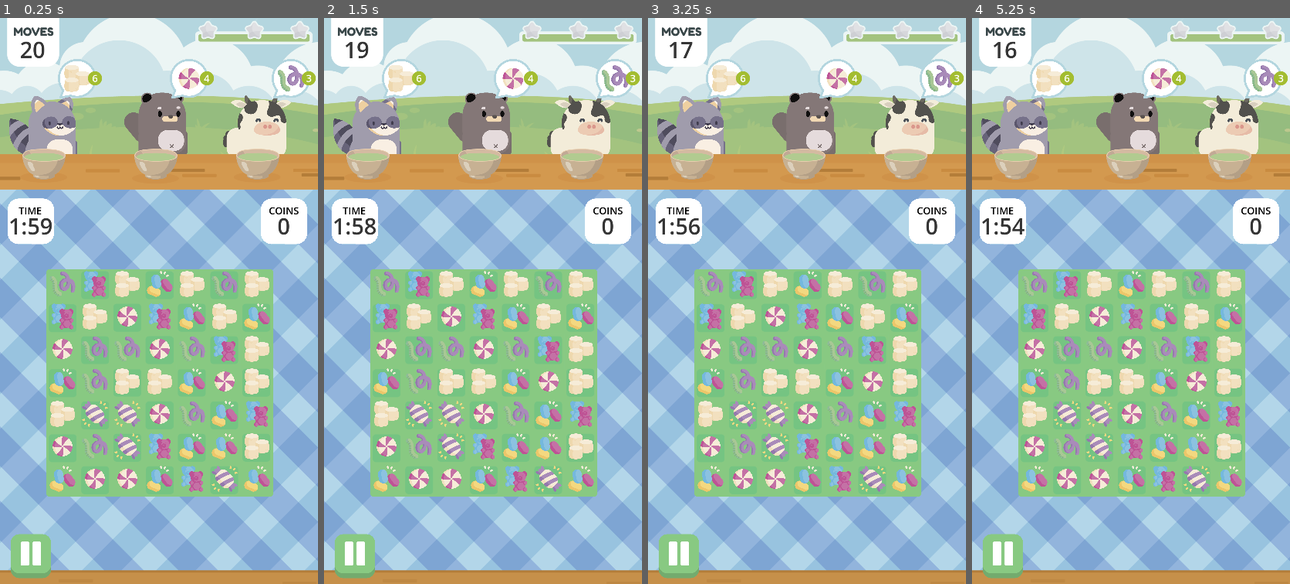
Above: before the commit, frames 1-4 (left to right).
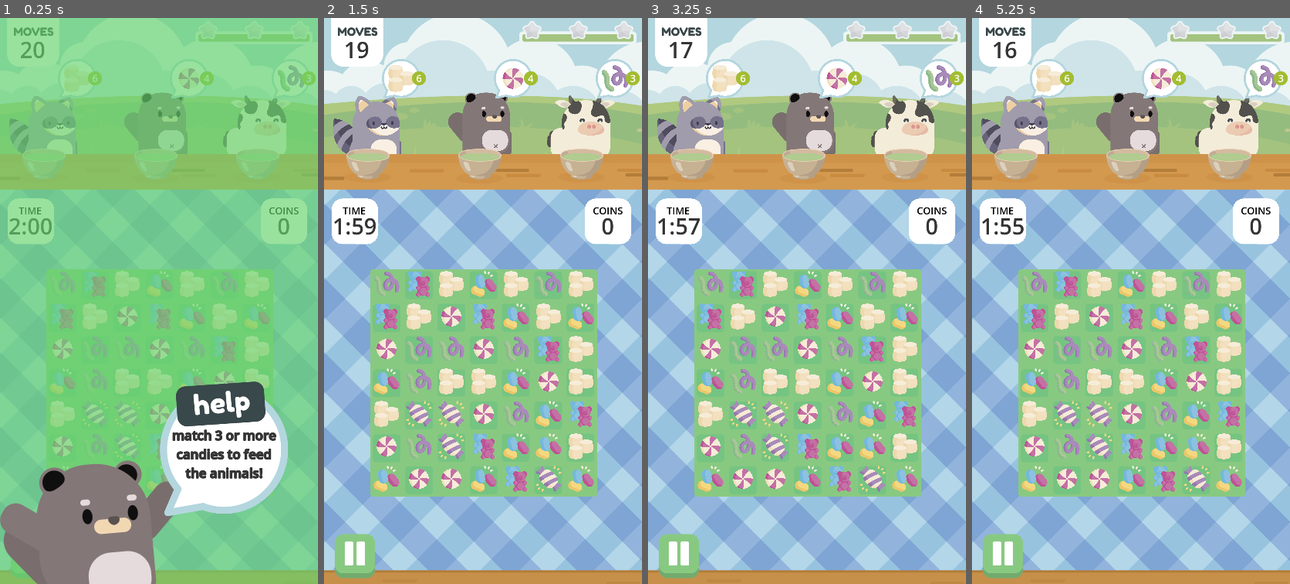
Above: after the commit, the same moments.

Repository: kirbycope/candy-match
Game: Godot game, scene res://scenes/play.tscn
Two runs of this game, one before a commit and one after it. Both use one fixed random seed, a clock stepped at 60 frames per second and the inputs below. This scene is started directly instead of the project's main scene.
Inputs (mouse positions are in pixels of both pictures, inside the frame that each line leads up to):
- Up to frame 1 (0.25 s): no input
- Up to frame 2 (1.5 s): tap Enter at 0.5 s; move the mouse to (552, 272) at 0.52 s; click (552, 272) at 0.67 s; tap Space at 1.25 s; move the mouse to (419, 329) at 1.27 s; click (419, 329) at 1.42 s
- Up to frame 3 (3.25 s): tap Enter at 2 s; move the mouse to (838, 176) at 2.02 s; click (838, 176) at 2.17 s; tap Space at 2.75 s; move the mouse to (791, 414) at 2.77 s; click (791, 414) at 2.92 s
- Up to frame 4 (5.25 s): tap Enter at 3.5 s; move the mouse to (1226, 385) at 3.52 s; click (1226, 385) at 3.67 s; tap Space at 4.25 s; move the mouse to (1035, 216) at 4.27 s; click (1035, 216) at 4.42 s; move the mouse to (1146, 301) at 5.02 s; click (1146, 301) at 5.17 s

The runs differ from the first frame. In frame 1, 87% of the frame differs, in the area x 0-100%, y 0-100%; in frame 2, less than 0.1%; in frame 3, less than 0.1%; in frame 4, less than 0.1%.

Commit message:
eod

Diff:
--- a/player.json
+++ b/player.json
@@ -14,5 +14,17 @@
 
     "level_1_complete": false,
     "level_1_score": 0,
-    "level_1_stars": 0
+    "level_1_stars": 0,
+
+    "level_2_complete": false,
+    "level_2_score": 0,
+    "level_2_stars": 0,
+
+    "level_3_complete": false,
+    "level_3_score": 0,
+    "level_3_stars": 0,
+
+    "level_4_complete": false,
+    "level_4_score": 0,
+    "level_4_stars": 0
 }
--- a/scenes/lose.tscn
+++ b/scenes/lose.tscn
@@ -43,12 +43,13 @@
 position = Vector2(472.5, 755)
 texture = ExtResource("1_an2mo")
 
+[node name="effect" type="Sprite2D" parent="."]
+position = Vector2(515, 205)
+scale = Vector2(1, 1)
+texture = ExtResource("4_6a1bh")
+
 [node name="top" parent="." instance=ExtResource("5_fns0i")]
 scale = Vector2(1, 1)
-
-[node name="effect" type="Sprite2D" parent="."]
-position = Vector2(515, 205)
-texture = ExtResource("4_6a1bh")
 
 [node name="character" type="Sprite2D" parent="."]
 position = Vector2(525, 540)
--- a/scenes/main.tscn
+++ b/scenes/main.tscn
@@ -74,7 +74,6 @@
 [ext_resource type="Texture2D" uid="uid://bgox2ys6mcjip" path="res://assets/daily reward box.png" id="61_yddjp"]
 [ext_resource type="Texture2D" uid="uid://bvv45ravku7he" path="res://assets/daily reward 1.png" id="62_ntjln"]
 [ext_resource type="Texture2D" uid="uid://brdrlh0o166ej" path="res://assets/daily reward2.png" id="63_c25eg"]
-[ext_resource type="AudioStream" uid="uid://d0ack68d8d4y1" path="res://assets/playful-casino-slot-machine-jackpot-1-183922.mp3" id="64_b5ucs"]
 [ext_resource type="Texture2D" uid="uid://c4dowe1y7vxbu" path="res://assets/game boost1.png" id="64_o6yn6"]
 [ext_resource type="Texture2D" uid="uid://c5fc34wogcy5s" path="res://assets/daily reward button.png" id="65_7k2vp"]
 
@@ -239,9 +238,6 @@
 
 [node name="open_fields" type="AudioStreamPlayer" parent="."]
 stream = ExtResource("16_i1dt1")
-
-[node name="playful_casino_slot_machine_jackpot_1" type="AudioStreamPlayer" parent="."]
-stream = ExtResource("64_b5ucs")
 
 [node name="taps_1" type="AudioStreamPlayer" parent="."]
 stream = ExtResource("18_1xjgl")
--- a/scenes/map.tscn
+++ b/scenes/map.tscn
@@ -1,8 +1,8 @@
-[gd_scene load_steps=10 format=3 uid="uid://b8g1sgfmh00qc"]
+[gd_scene load_steps=11 format=3 uid="uid://b8g1sgfmh00qc"]
 
 [ext_resource type="Script" path="res://scripts/map.gd" id="1_dylxf"]
 [ext_resource type="AudioStream" uid="uid://dnixs1dk3ou7i" path="res://assets/all-that-glitters-aaron-paul-low-main-version-20400-01-32.mp3" id="2_40a5d"]
-[ext_resource type="Texture2D" uid="uid://dujvk7c3l7tky" path="res://assets/Map_Full_1.png" id="2_embme"]
+[ext_resource type="Texture2D" uid="uid://btjb8fe1ju8ft" path="res://assets/Map_01_20.png" id="4_2ip5i"]
 [ext_resource type="AudioStream" uid="uid://lu081hekjief" path="res://assets/punchy-taps-ui-1-183897.mp3" id="5_xben3"]
 [ext_resource type="Texture2D" uid="uid://dqtbymcsjfc88" path="res://assets/map level grey.png" id="6_pef42"]
 [ext_resource type="Texture2D" uid="uid://brhgmh3g4ke8p" path="res://assets/map level blue.png" id="7_bgc2c"]
@@ -15,6 +15,9 @@
 shadow_size = 8
 shadow_color = Color(0.545098, 0.552941, 0.564706, 1)
 
+[sub_resource type="RectangleShape2D" id="RectangleShape2D_kifqh"]
+size = Vector2(160, 128)
+
 [node name="map" type="Node2D"]
 scale = Vector2(0.4, 0.4)
 script = ExtResource("1_dylxf")
@@ -26,30 +29,36 @@
 stream = ExtResource("5_xben3")
 
 [node name="background" type="Sprite2D" parent="."]
-position = Vector2(515, -1850)
+position = Vector2(515, 415)
 scale = Vector2(0.23, 0.23)
-texture = ExtResource("2_embme")
+texture = ExtResource("4_2ip5i")
 
-[node name="level1" type="Node2D" parent="background"]
+[node name="levels" type="Node2D" parent="background"]
+position = Vector2(-0.000244141, -9847.83)
+scale = Vector2(1, 1)
+
+[node name="level1" type="Node2D" parent="background/levels"]
 position = Vector2(543.477, 14869.6)
 scale = Vector2(4.34783, 4.34783)
 
-[node name="grey" type="Sprite2D" parent="background/level1"]
+[node name="grey" type="Sprite2D" parent="background/levels/level1"]
 position = Vector2(77.5001, 40.0001)
 scale = Vector2(0.85, 0.85)
 texture = ExtResource("6_pef42")
 
-[node name="blue" type="Sprite2D" parent="background/level1"]
+[node name="blue" type="Sprite2D" parent="background/levels/level1"]
+visible = false
 position = Vector2(77.5, 40.0002)
 scale = Vector2(0.85, 0.85)
 texture = ExtResource("7_bgc2c")
 
-[node name="pink" type="Sprite2D" parent="background/level1"]
+[node name="pink" type="Sprite2D" parent="background/levels/level1"]
+visible = false
 position = Vector2(77.5001, 40.0001)
 scale = Vector2(0.85, 0.85)
 texture = ExtResource("8_qt4qj")
 
-[node name="Label" type="Label" parent="background/level1"]
+[node name="Label" type="Label" parent="background/levels/level1"]
 offset_top = -24.0
 offset_right = 155.0
 offset_bottom = 66.0
@@ -58,28 +67,33 @@
 horizontal_alignment = 1
 vertical_alignment = 1
 
-[node name="level2" type="Node2D" parent="background"]
+[node name="TouchScreenButton" type="TouchScreenButton" parent="background/levels/level1"]
+position = Vector2(80, 40)
+shape = SubResource("RectangleShape2D_kifqh")
+action = "Level_1"
+
+[node name="level2" type="Node2D" parent="background/levels"]
 position = Vector2(-275, 14445.7)
 scale = Vector2(4.34783, 4.34783)
 
-[node name="grey" type="Sprite2D" parent="background/level2"]
+[node name="grey" type="Sprite2D" parent="background/levels/level2"]
 position = Vector2(77.5001, 40.0001)
 scale = Vector2(0.85, 0.85)
 texture = ExtResource("6_pef42")
 
-[node name="blue" type="Sprite2D" parent="background/level2"]
+[node name="blue" type="Sprite2D" parent="background/levels/level2"]
 visible = false
 position = Vector2(77.5, 40.0002)
 scale = Vector2(0.85, 0.85)
 texture = ExtResource("7_bgc2c")
 
-[node name="pink" type="Sprite2D" parent="background/level2"]
+[node name="pink" type="Sprite2D" parent="background/levels/level2"]
 visible = false
 position = Vector2(77.5001, 40.0001)
 scale = Vector2(0.85, 0.85)
 texture = ExtResource("8_qt4qj")
 
-[node name="Label" type="Label" parent="background/level2"]
+[node name="Label" type="Label" parent="background/levels/level2"]
 offset_top = -24.0
 offset_right = 155.0
 offset_bottom = 66.0
@@ -88,28 +102,28 @@
 horizontal_alignment = 1
 vertical_alignment = 1
 
-[node name="level3" type="Node2D" parent="background"]
+[node name="level3" type="Node2D" parent="background/levels"]
 position = Vector2(-795, 13717.4)
 scale = Vector2(4.34783, 4.34783)
 
-[node name="grey" type="Sprite2D" parent="background/level3"]
+[node name="grey" type="Sprite2D" parent="background/levels/level3"]
 position = Vector2(77.5001, 40.0001)
 scale = Vector2(0.85, 0.85)
 texture = ExtResource("6_pef42")
 
-[node name="blue" type="Sprite2D" parent="background/level3"]
+[node name="blue" type="Sprite2D" parent="background/levels/level3"]
 visible = false
 position = Vector2(77.5, 40.0002)
 scale = Vector2(0.85, 0.85)
 texture = ExtResource("7_bgc2c")
 
-[node name="pink" type="Sprite2D" parent="background/level3"]
+[node name="pink" type="Sprite2D" parent="background/levels/level3"]
 visible = false
 position = Vector2(77.5001, 40.0001)
 scale = Vector2(0.85, 0.85)
 texture = ExtResource("8_qt4qj")
 
-[node name="Label" type="Label" parent="background/level3"]
+[node name="Label" type="Label" parent="background/levels/level3"]
 offset_top = -24.0
 offset_right = 155.0
 offset_bottom = 66.0
@@ -118,28 +132,28 @@
 horizontal_alignment = 1
 vertical_alignment = 1
 
-[node name="level4" type="Node2D" parent="background"]
+[node name="level4" type="Node2D" parent="background/levels"]
 position = Vector2(57, 13250)
 scale = Vector2(4.34783, 4.34783)
 
-[node name="grey" type="Sprite2D" parent="background/level4"]
+[node name="grey" type="Sprite2D" parent="background/levels/level4"]
 position = Vector2(77.5001, 40.0001)
 scale = Vector2(0.85, 0.85)
 texture = ExtResource("6_pef42")
 
-[node name="blue" type="Sprite2D" parent="background/level4"]
+[node name="blue" type="Sprite2D" parent="background/levels/level4"]
 visible = false
 position = Vector2(77.5, 40.0002)
 scale = Vector2(0.85, 0.85)
 texture = ExtResource("7_bgc2c")
 
-[node name="pink" type="Sprite2D" parent="background/level4"]
+[node name="pink" type="Sprite2D" parent="background/levels/level4"]
 visible = false
 position = Vector2(77.5001, 40.0001)
 scale = Vector2(0.85, 0.85)
 texture = ExtResource("8_qt4qj")
 
-[node name="Label" type="Label" parent="background/level4"]
+[node name="Label" type="Label" parent="background/levels/level4"]
 offset_top = -24.0
 offset_right = 155.0
 offset_bottom = 66.0
--- a/scenes/play.tscn
+++ b/scenes/play.tscn
@@ -17,10 +17,13 @@
 [ext_resource type="AudioStream" uid="uid://b5aaxnlfvd3pe" path="res://assets/simple-pleasures-aaron-paul-low-main-version-25191-02-06.mp3" id="6_n0lt7"]
 [ext_resource type="Texture2D" uid="uid://c4dowe1y7vxbu" path="res://assets/game boost1.png" id="7_ewlxu"]
 [ext_resource type="Texture2D" uid="uid://b54oh0smr3htw" path="res://assets/game info.png" id="7_w7flf"]
+[ext_resource type="AudioStream" uid="uid://cgljruxye3ma" path="res://assets/happy-pop-1-185286.mp3" id="7_yrtk8"]
+[ext_resource type="AudioStream" uid="uid://q7su8s3ajvqg" path="res://assets/happy-pop-2-185287.mp3" id="8_85000"]
 [ext_resource type="Texture2D" uid="uid://cvaoyu5qt6uyu" path="res://assets/game eat.png" id="8_b2nf5"]
 [ext_resource type="Texture2D" uid="uid://ekpixf6sw2y4" path="res://assets/game boost2.png" id="8_g6apj"]
 [ext_resource type="Texture2D" uid="uid://d3w1sn1s8ohms" path="res://assets/game board.png" id="8_uhd27"]
 [ext_resource type="Texture2D" uid="uid://b34hyed76610n" path="res://assets/game boost3.png" id="9_dckg0"]
+[ext_resource type="AudioStream" uid="uid://dcglt1b40yjn" path="res://assets/happy-pop-3-185288.mp3" id="9_oo3ob"]
 [ext_resource type="Texture2D" uid="uid://cidhrk362ngp8" path="res://assets/game boost4.png" id="10_age8i"]
 [ext_resource type="Texture2D" uid="uid://i1d4xkc54mlc" path="res://assets/game pause.png" id="11_8j2i1"]
 [ext_resource type="Texture2D" uid="uid://ct5sdvnrr3g45" path="res://assets/character1_1.png" id="11_i5w8k"]
@@ -35,6 +38,8 @@
 [ext_resource type="AudioStream" uid="uid://b05v3mn134hg8" path="res://assets/multi-pop-6-188170.mp3" id="26_7lrum"]
 [ext_resource type="AudioStream" uid="uid://lu081hekjief" path="res://assets/punchy-taps-ui-1-183897.mp3" id="26_tyxfa"]
 [ext_resource type="AudioStream" uid="uid://cn5cxy6veyb6g" path="res://assets/marimba-bloop-3-188151.mp3" id="28_k8jwo"]
+[ext_resource type="Texture2D" uid="uid://cshpti5566xnv" path="res://assets/won4.png" id="36_r7wf5"]
+[ext_resource type="Texture2D" uid="uid://dj7t5bjkm6mx0" path="res://assets/help.png" id="37_7haax"]
 
 [sub_resource type="LabelSettings" id="LabelSettings_g1d25"]
 font_size = 72
@@ -61,6 +66,12 @@
 [sub_resource type="RectangleShape2D" id="RectangleShape2D_6qloq"]
 size = Vector2(560, 560)
 
+[sub_resource type="LabelSettings" id="LabelSettings_b3kbs"]
+font_size = 42
+font_color = Color(0.207843, 0.207843, 0.207843, 1)
+outline_size = 8
+outline_color = Color(0.207843, 0.207843, 0.207843, 1)
+
 [node name="play" type="Node2D"]
 position = Vector2(251, 218)
 scale = Vector2(0.4, 0.4)
@@ -80,6 +91,15 @@
 
 [node name="cute_animal_squeak_5" type="AudioStreamPlayer" parent="."]
 stream = ExtResource("6_262vn")
+
+[node name="happy_pop_1" type="AudioStreamPlayer" parent="."]
+stream = ExtResource("7_yrtk8")
+
+[node name="happy_pop_2" type="AudioStreamPlayer" parent="."]
+stream = ExtResource("8_85000")
+
+[node name="happy_pop_3" type="AudioStreamPlayer" parent="."]
+stream = ExtResource("9_oo3ob")
 
 [node name="marimba_bloop_3" type="AudioStreamPlayer" parent="."]
 stream = ExtResource("28_k8jwo")
@@ -791,3 +811,78 @@
 [node name="add" type="Sprite2D" parent="milk"]
 position = Vector2(37.5, -47.5)
 texture = ExtResource("11_wadvv")
+
+[node name="help" type="CanvasLayer" parent="."]
+visible = false
+
+[node name="background" type="ColorRect" parent="help"]
+offset_right = 412.0
+offset_bottom = 732.0
+color = Color(0.392157, 0.831373, 0.427451, 0.666667)
+
+[node name="bottom" type="Control" parent="help"]
+layout_mode = 3
+anchors_preset = 0
+offset_right = 40.0
+offset_bottom = 40.0
+
+[node name="character" type="TextureRect" parent="help/bottom"]
+offset_top = 572.0
+offset_right = 476.0
+offset_bottom = 1008.0
+scale = Vector2(0.5, 0.5)
+texture = ExtResource("36_r7wf5")
+
+[node name="bubble" type="TextureRect" parent="help/bottom"]
+offset_left = 207.0
+offset_top = 470.0
+offset_right = 623.0
+offset_bottom = 906.0
+scale = Vector2(0.4, 0.4)
+texture = ExtResource("37_7haax")
+
+[node name="content" type="Label" parent="help/bottom/bubble"]
+layout_mode = 0
+offset_left = 30.5
+offset_top = 145.0
+offset_right = 385.5
+offset_bottom = 300.0
+label_settings = SubResource("LabelSettings_b3kbs")
+horizontal_alignment = 1
+vertical_alignment = 1
+autowrap_mode = 2
+
+[node name="left" type="Control" parent="help"]
+visible = false
+layout_mode = 3
+anchors_preset = 0
+offset_right = 40.0
+offset_bottom = 40.0
+
+[node name="character" type="TextureRect" parent="help/left"]
+offset_left = 159.0
+offset_top = 434.0
+offset_right = 635.0
+offset_bottom = 870.0
+rotation = 1.5708
+scale = Vector2(0.5, 0.5)
+texture = ExtResource("36_r7wf5")
+
+[node name="bubble" type="TextureRect" parent="help/left"]
+offset_left = 174.0
+offset_top = 386.0
+offset_right = 590.0
+offset_bottom = 822.0
+scale = Vector2(0.4, 0.4)
+texture = ExtResource("37_7haax")
+
+[node name="content" type="Label" parent="help/left/bubble"]
+layout_mode = 0
+offset_left = 30.5
+offset_top = 145.0
+offset_right = 385.5
+offset_bottom = 300.0
+label_settings = SubResource("LabelSettings_b3kbs")
+horizontal_alignment = 1
+vertical_alignment = 1
+autowrap_mode = 2
--- a/scenes/won.tscn
+++ b/scenes/won.tscn
@@ -42,12 +42,13 @@
 position = Vector2(472.5, 755)
 texture = ExtResource("1_6fvuv")
 
+[node name="effect" type="Sprite2D" parent="."]
+position = Vector2(515, 207.5)
+scale = Vector2(1, 1)
+texture = ExtResource("4_cmju7")
+
 [node name="top" parent="." instance=ExtResource("5_f5qa0")]
 scale = Vector2(1, 1)
-
-[node name="effect" type="Sprite2D" parent="."]
-position = Vector2(515, 207.5)
-texture = ExtResource("4_cmju7")
 
 [node name="character" type="Sprite2D" parent="."]
 position = Vector2(525, 542.5)
--- a/scripts/map.gd
+++ b/scripts/map.gd
@@ -20,10 +20,29 @@
 		$all_that_glitters.play()
 	# Initialize target_scroll_position to the initial position of the sprite
 	target_scroll_position = $background.position.y
+	# Levels
+	if Global.player["level_1_complete"]:
+		$background/levels/level1/blue.visible = true
+	if Global.player["level_2_complete"]:
+		$background/levels/level2/blue.visible = true
+	if Global.player["level_3_complete"]:
+		$background/levels/level3/blue.visible = true
+	if Global.player["level_4_complete"]:
+		$background/levels/level4/blue.visible = true
+	# Highlight current level
+	var node_path = "background/levels/level" + str(Global.current_level) + "/pink"
+	var node = get_node(node_path)
+	if node:
+		node.visible = true
 
 
 func _input(event):
-	if event is InputEventScreenTouch:
+	if event is InputEventAction and event.pressed:
+		if event.action == "Level_1":
+			Global.current_level = 1
+			await get_tree().create_timer(0.5).timeout
+			get_tree().change_scene_to_file("res://scenes/goal.tscn")
+	elif event is InputEventScreenTouch:
 		if event.is_pressed():
 			# Store initial touch position
 			initial_touch_position = event.position
@@ -33,9 +52,10 @@
 			var swipe_vector = final_touch_position - initial_touch_position
 			if abs(swipe_vector.y) > abs(swipe_vector.x):
 				if swipe_vector.y > 0:
-					target_scroll_position = min($background.position.y + scroll_distance, $background.texture.get_size().y - $background.get_viewport_rect().size.y)
+					#target_scroll_position = min($background.position.y + scroll_distance, $background.texture.get_size().y - $background.get_viewport_rect().size.y)
+					target_scroll_position = min($background.position.y + scroll_distance, 1420)
 				else:
-					target_scroll_position = max($background.position.y - scroll_distance, -1850)
+					target_scroll_position = max($background.position.y - scroll_distance, 420)
 
 
 func _process(delta):
--- a/scripts/play.gd
+++ b/scripts/play.gd
@@ -35,6 +35,7 @@
 var matches_left_to_remove = 0
 var moves = 20
 var touch_start_position
+var tutorial = 0
 var vertical_matches = []
 
 
@@ -79,6 +80,13 @@
 	populate_board()
 	# Start the game timer
 	Global.start_timer()
+	# Show the tutorial if player is on level 0
+	if Global.current_level == 0:
+		tutorial = 1
+		show_tutorial()
+	elif Global.current_level == 1:
+		tutorial = 2
+		show_tutorial()
 	# Queue the music
 	if Global.enabled_music:
 		$simple_pleasures.play()
@@ -105,16 +113,20 @@
 		get_tree().change_scene_to_file("res://scenes/won.tscn")
 	if moves <= 0:
 		get_tree().change_scene_to_file("res://scenes/lose.tscn")
-	swap_pieces()
-	drop_pieces()
-	if check_for_empty_positions() == false:
-		check_matches()
-		remove_matches()
+	if tutorial == 0:
+		swap_pieces()
+		drop_pieces()
+		if check_for_empty_positions() == false:
+			check_matches()
+			remove_matches()
 	customer_order_updates()
 
 
 # Called once for every event before _unhandled_input(), allowing you to consume some events.
 func _input(event):
+	# Tutorial
+	if event is InputEventAction and event.pressed:
+		show_tutorial()
 	# Set the last touched piece
 	if event is InputEventAction and event.pressed == false:
 		var action = str(event.action)
@@ -122,22 +134,6 @@
 		# Handle `moves` count
 		moves -= 1
 		$top_moves/moves.text = str(moves)
-
-
-# Returns a path to a random candy texture.
-func get_random_candy():
-	# Assign a random candy (1-6)
-	var randomNumber = randi() % 6 + 1
-	# Set the texture for the candy at the current index of the board array.
-	return "res://assets/candy" + str(randomNumber) + ".png"
-
-
-# Populates the board, randomly.
-func populate_board():
-	for i in range(49): # (slot0-slot48)
-		# Assign a random candy
-		var texture_path = get_random_candy()
-		board[i].texture = load(texture_path)
 
 
 # Returns true if there are empty board positions.
@@ -354,6 +350,7 @@
 					candy6_matches += 3
 
 
+# Updates each customer request quantity in the UI.
 func customer_order_updates():
 	# Customer 1
 	var customer1_remaining = customer1_desires_quantity
@@ -458,6 +455,58 @@
 	return id
 
 
+# Returns a path to a random candy texture.
+func get_random_candy():
+	# Assign a random candy (1-6)
+	var randomNumber = randi() % 6 + 1
+	# Set the texture for the candy at the current index of the board array.
+	return "res://assets/candy" + str(randomNumber) + ".png"
+
+
+# Populates the board, randomly.
+func populate_board():
+	for i in range(49): # (slot0-slot48)
+		# Assign a random candy
+		var texture_path = get_random_candy()
+		board[i].texture = load(texture_path)
+
+
+# Plays a random "happy pop" (if it is not already playing).
+func random_match_effect():
+	 #Assign a random sound (1-3)
+	var randomNumber = randi() % 3 + 1
+	if randomNumber == 1:
+		if not $happy_pop_1.is_playing():
+			$happy_pop_1.play()
+	if randomNumber == 2:
+		if not $happy_pop_2.is_playing():
+			$happy_pop_2.play()
+	if randomNumber == 3:
+		if not $happy_pop_3.is_playing():
+			$happy_pop_3.play()
+
+
+# Plays a random "cute animal squeak" (if it is not already playing).
+func random_excited_effect():
+	# Assign a random sound (1-5)
+	var randomNumber = randi() % 5 + 1
+	if randomNumber == 1:
+		if not $cute_animal_squeak_1.is_playing():
+			$cute_animal_squeak_1.play()
+	if randomNumber == 2:
+		if not $cute_animal_squeak_2.is_playing():
+			$cute_animal_squeak_2.play()
+	if randomNumber == 3:
+		if not $cute_animal_squeak_3.is_playing():
+			$cute_animal_squeak_3.play()
+	if randomNumber == 4:
+		if not $cute_animal_squeak_4.is_playing():
+			$cute_animal_squeak_4.play()
+	if randomNumber == 5:
+		if not $cute_animal_squeak_5.is_playing():
+			$cute_animal_squeak_5.play()
+
+
 # Remove matching pieces from the board using a tween.
 func remove_matches():
 	var customer1_excited = false
@@ -474,7 +523,7 @@
 				var node = get_node(node_path)
 				# Check a piece exists
 				if node:
-					# Check we aren't chaning scenes
+					# Check we aren't changing scenes
 					var tree = get_tree()
 					if tree:
 						# Animate removing the piece
@@ -497,38 +546,15 @@
 							var texture_path = "res://assets/won"+ str(customer3_id) + ".png"
 							$customer3/character.texture = load(texture_path)
 							customer3_excited = true
-	# Play sound only on first match
-	if (matches_left_to_remove == 9
-	or matches_left_to_remove == 12
-	or matches_left_to_remove == 15):
-		if not $multi_pop_6.is_playing():
-			$multi_pop_6.play()
+						# Play clear candy sound
+						if not $multi_pop_6.is_playing():
+							$multi_pop_6.play()
 	if customer1_excited:
 		random_excited_effect()
 	if customer2_excited:
 		random_excited_effect()
 	if customer3_excited:
 		random_excited_effect()
-
-
-func random_excited_effect():
-	# Assign a random sound (1-5)
-	var randomNumber = randi() % 5 + 1
-	if randomNumber == 1:
-		if not $cute_animal_squeak_1.is_playing():
-			$cute_animal_squeak_1.play()
-	if randomNumber == 2:
-		if not $cute_animal_squeak_2.is_playing():
-			$cute_animal_squeak_2.play()
-	if randomNumber == 3:
-		if not $cute_animal_squeak_3.is_playing():
-			$cute_animal_squeak_3.play()
-	if randomNumber == 4:
-		if not $cute_animal_squeak_4.is_playing():
-			$cute_animal_squeak_4.play()
-	if randomNumber == 5:
-		if not $cute_animal_squeak_5.is_playing():
-			$cute_animal_squeak_5.play()
 
 
 # The callback function for the remove_matches() tween.
@@ -551,6 +577,7 @@
 	$customer3/character.texture = load(texture_path)
 
 
+# Resets the Tween tracker if there are no matches being tweened.
 func remove_tween_tracker():
 	var matches = horizontal_matches + vertical_matches
 	for i in range(len(matches_being_tweened)):
@@ -558,6 +585,29 @@
 			if len(matches_being_tweened) > i:
 				if matches_being_tweened[i] == matches[j]:
 					matches_being_tweened.remove_at(i)
+
+
+# Shows the tutorial for the current level.
+func show_tutorial():
+	if tutorial == 1:
+		Global.timer_running = false
+		$help.visible = true
+		$help/bottom.visible = true
+		$help/bottom/bubble/content.text = "match 3 or more candies to feed the animals!"
+		tutorial = -1
+	elif tutorial == 2:
+		Global.timer_running = false
+		$help.visible = true
+		$help/bottom.visible = false
+		$help/left.visible = true
+		$help/left/bubble/content.text = "use boosters to CHEAT the game!"
+		tutorial = -2
+	else:
+		Global.timer_running = true
+		$help.visible = false
+		$help/bottom.visible = false
+		$help/left.visible = false
+		tutorial = 0
 
 
 # Swap the selected piece with the adjacent one basedon swipe direction.
--- a/scripts/won.gd
+++ b/scripts/won.gd
@@ -7,7 +7,8 @@
 		$race_to_the_finish.play()
 	var texture_path = "res://assets/won" + str(Global.player["character"]) + ".png"
 	$character.texture = load(texture_path)
-
+	var level_complete = "level_" + str(Global.current_level) + "_complete"
+	Global.player[level_complete] = true
 
 # Called every frame. 'delta' is the elapsed time since the previous frame.
 func _process(delta):
Not shown, added: assets/Map_01_10.png.import
Binary file added: assets/Map_01_20.png
Not shown, added: assets/Map_01_20.png.import
Not shown, removed: assets/Map_Full_1.png.import
Not shown, removed: assets/Map_Full_2.png.import
Not shown, added: assets/happy-pop-1-185286.mp3.import
Not shown, added: assets/happy-pop-1-185286.txt
Not shown, added: assets/happy-pop-2-185287.mp3.import
Not shown, added: assets/happy-pop-2-185287.txt
Not shown, added: assets/happy-pop-3-185288.mp3.import
Not shown, added: assets/happy-pop-3-185288.txt
Not shown, removed: assets/playful-casino-slot-machine-jackpot-1-183922.mp3.import
(and 12 more such lines)
